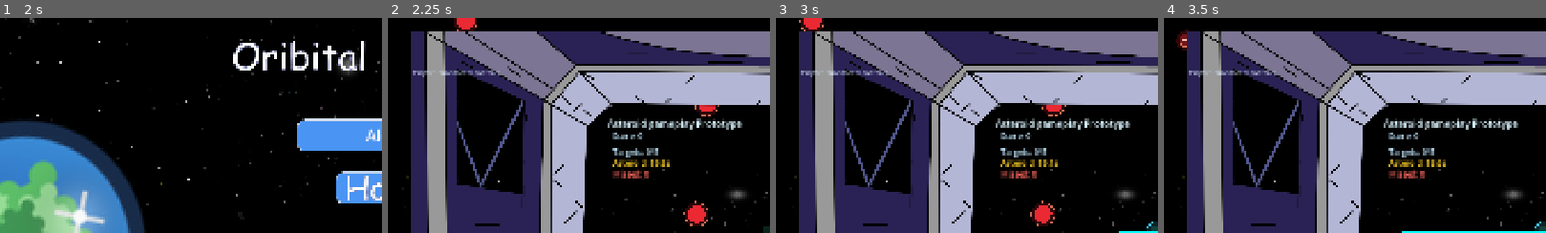
Above: before the commit, frames 1-4 (left to right).
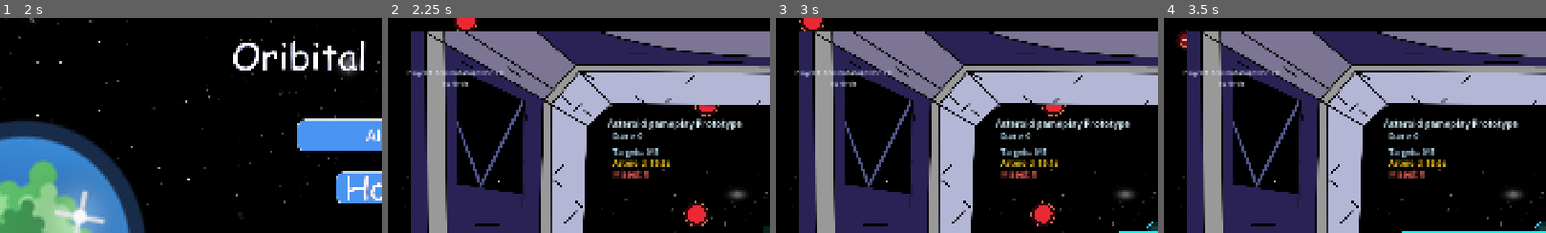
Above: after the commit, the same moments.

Repository: Spudoku/orbital-defense
Game: Godot game, scene res://scenes/control.tscn
Same seed, same stepped clock (60 frames per second), same inputs: the game is played once before the commit and once after it.
Inputs (mouse positions are % of the whole screen's width and height, from its top left):
- Up to frame 1 (2 s): click (50, 27) at 0.52 s; type "Alex" at 0.6 s; click (50, 40) at 1.25 s
- Up to frame 2 (2.25 s): click (50, 64) at 2 s
- Up to frame 3 (3 s): tap Enter at 2.75 s; hold Right (move_right) from 2.78 s (still down); hold Space (fire_laser) from 2.78 s (still down)
- Up to frame 4 (3.5 s): keep holding Right (move_right); keep holding Space (fire_laser)
The pictures show only the part of the screen within x 0-50%, y 0-50%; the shares and areas given below are measured in that part.

Frame 1 is identical in both runs. In frame 2, 0.5% of the frame differs, in the area x 4-30%, y 24-32%; in frame 3, 0.5%; in frame 4, 0.5%.

Commit message:
gameplay changes: * you miss an asteroid if you run out of energy * when an asteroid is missed, energy is set to MAX_ENERGY - ASTEROID_MISS_ENERGY_PENALTY (currently 75 energy total)

Diff:
--- a/project.godot
+++ b/project.godot
@@ -65,3 +65,5 @@
 [rendering]
 
 renderer/rendering_method="gl_compatibility"
+textures/vram_compression/import_s3tc_bptc=true
+textures/vram_compression/import_etc2_astc=true
--- a/scenes/control.tscn
+++ b/scenes/control.tscn
@@ -26,6 +26,7 @@
 grow_horizontal = 2
 grow_vertical = 2
 script = ExtResource("1_sjmnu")
+testingType = 1
 gameScene = ExtResource("2_r67kn")
 
 [node name="MenuCanvas" type="Control" parent="." unique_id=338817265]
--- a/scripts/keyboard_tracing_prototype.gd
+++ b/scripts/keyboard_tracing_prototype.gd
@@ -238,7 +238,7 @@
 
 	missed_asteroids += 1
 	score = maxi(0, score - 1)
-	energy = maxf(0.0, energy - ASTEROID_MISS_ENERGY_PENALTY)
+	energy = MAX_ENERGY - ASTEROID_MISS_ENERGY_PENALTY
 	_round_flash = 1.0
 
 	_new_asteroid_round()
@@ -603,20 +603,27 @@
 
 	if not updated_roles and clientLabel != null:
 		if GameManager.player1 != 0 and GameManager.player2 != 0: # if I don't do this, then there is a race condition where player1/player2 aren't initialized
-			if my_id == GameManager.player1:
-				clientLabel.text = "Player 1: horizontal controls"
-			elif my_id == GameManager.player2:
-				clientLabel.text = "Player 2: vertical controls"
+			if GameManager.player1 != GameManager.player2:
+				if my_id == GameManager.player1:
+					clientLabel.text = "Player 1: horizontal controls"
+				elif my_id == GameManager.player2:
+					clientLabel.text = "Player 2: vertical controls"
+				else:
+					clientLabel.text = "Controls not assigned"
 			else:
-				clientLabel.text = "Controls not assigned"
+				if my_id == GameManager.player1:
+					clientLabel.text = "Player 1: horizontal and vertical controls"
+				else:
+					clientLabel.text = "Controls not assigned"
 			updated_roles = true
 
 	if movement == Vector2.ZERO or energy <= 0.0:
 		if energy <= 0.0:
-			game_state = GameState.Ended
-			set_process(false) # 👈 STOP PROCESS IMMEDIATELY to prevent loop spam!
-			# this should trigger game ending
-			game_end()
+			_miss_asteroid()
+			# game_state = GameState.Ended
+			# set_process(false) # 👈 STOP PROCESS IMMEDIATELY to prevent loop spam!
+			# # this should trigger game ending
+			# game_end()
 		return
 
 
Not shown, changed: export_presets.cfg
Not shown, added: export/client/mac-client.zip
